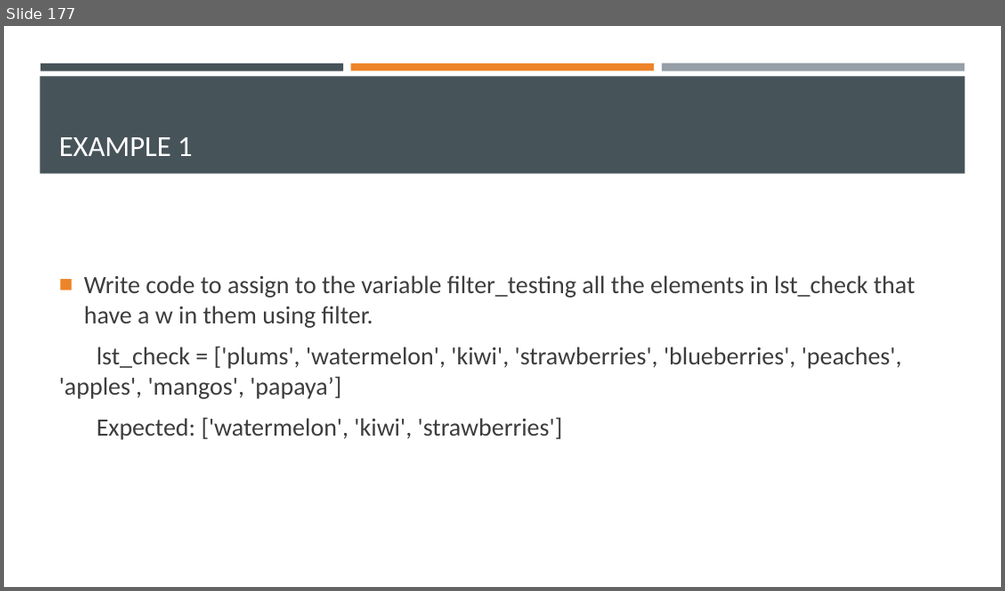
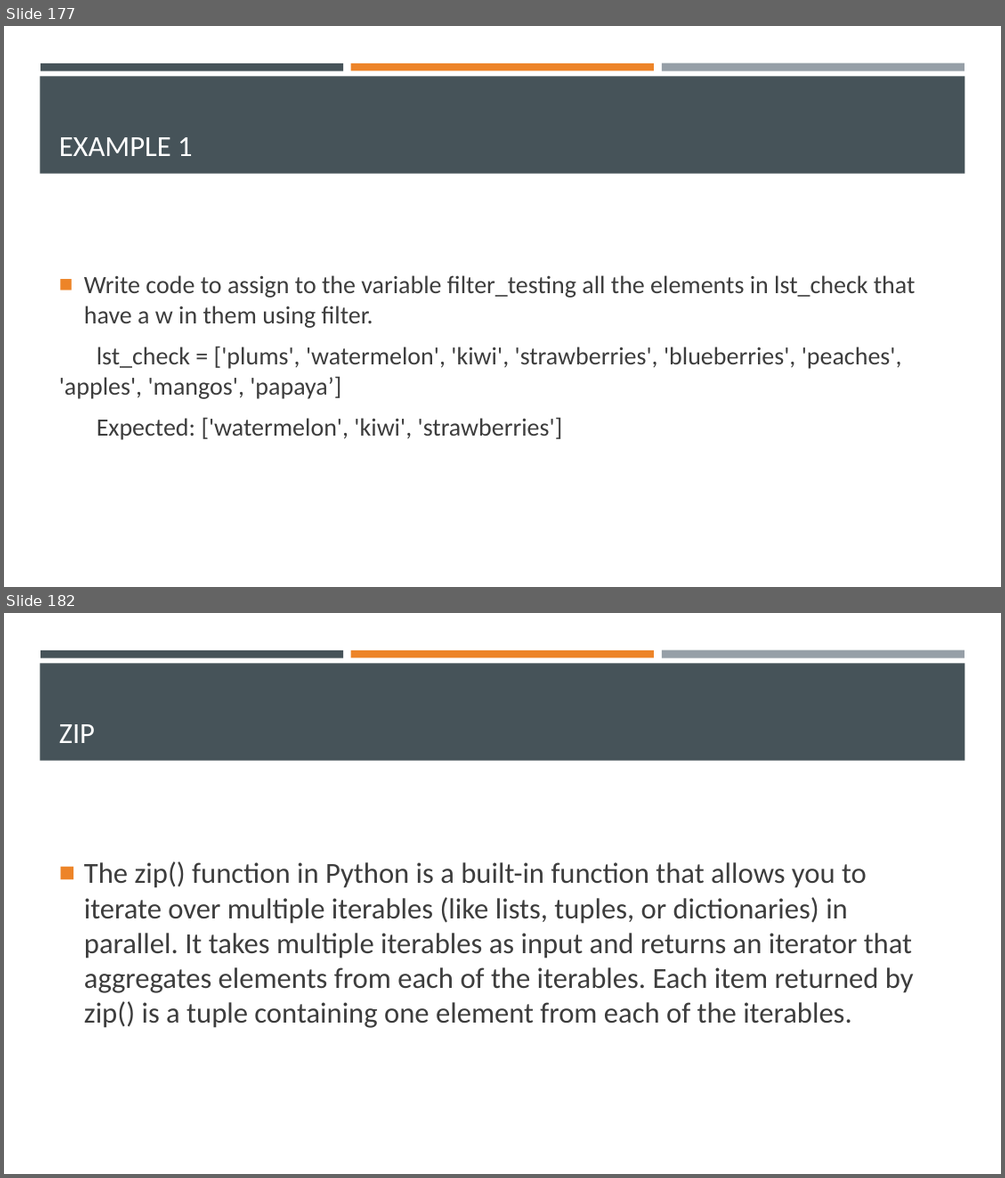
Before and after one commit to Ghost0396/iot, a slide deck: python/Python 3.pptx. Shown one above the other, each under a label of ours: slide 177 before the commit, slides 177 and 182 after it; the slides between them are not shown. The pictures are 1005x591 and 1005x1178 pixels, drawn with LibreOffice and Linux fonts; fonts in the diff are those of the drawing. Boxes give left, top, right and bottom in pixels: in the first picture for what was removed or moved away, otherwise in the second. Text is boxed around its words. In the diff, an @@ line names an element or a change of style, - is before the commit and + after.

Commit message:
finish python lectures

```diff
--- a/python/Python 3.pptx
+++ b/python/Python 3.pptx
@@ slide 182 added at [4, 613, 1001, 1174], background #FFFFFF; not listed: 4 template elements that a slide beside it also shows @@
@@ title added at [59, 724, 95, 743], 28 pt, text #FFFFFF @@
+ZIP
@@ text added at [84, 861, 914, 1028], 28 pt, text #3D3D3D @@
+■ The zip() function in Python is a built-in function that allows you to iterate over multiple iterables (like lists, tuples, or dictionaries) in parallel. It takes multiple iterables as input and returns an iterator that aggregates elements from each of the iterables. Each item returned by zip() is a tuple containing one element from each of the iterables.
```
Also in this commit, not shown: 1 slide changed, 3 other slides added, 2 other files.
